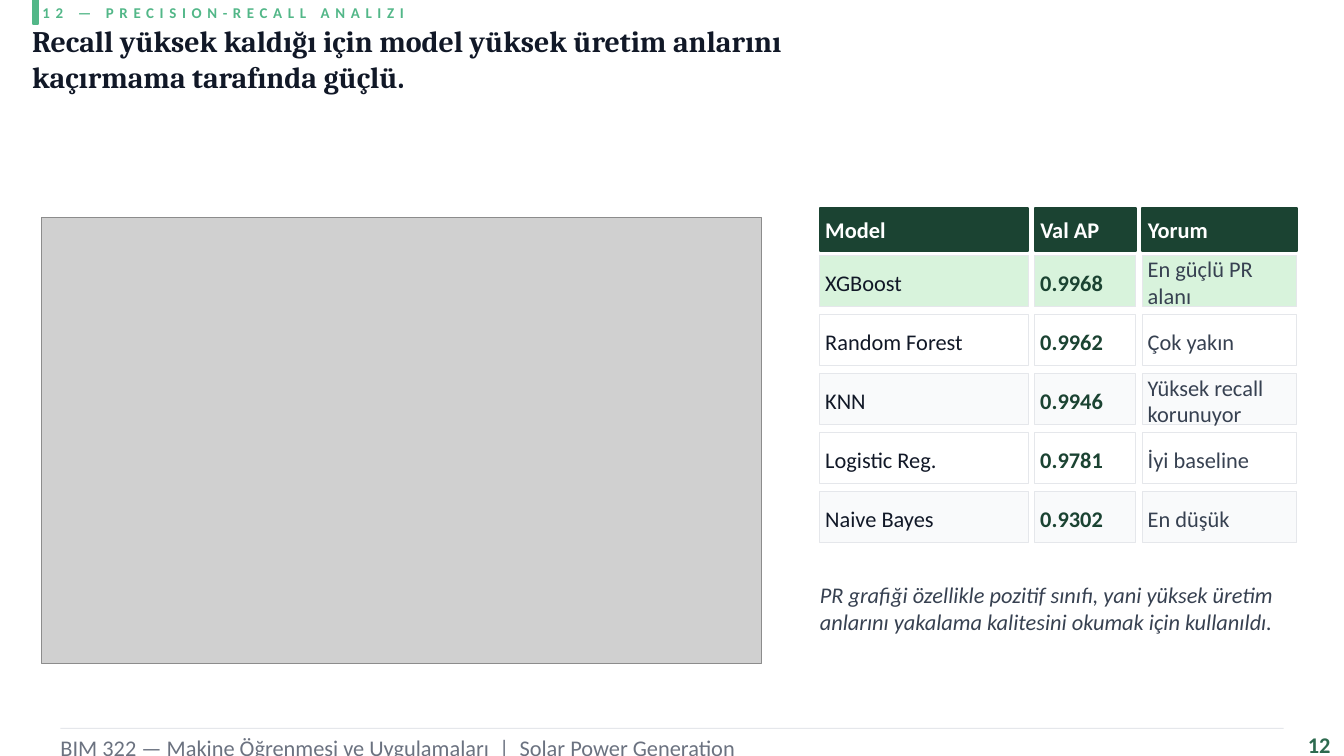
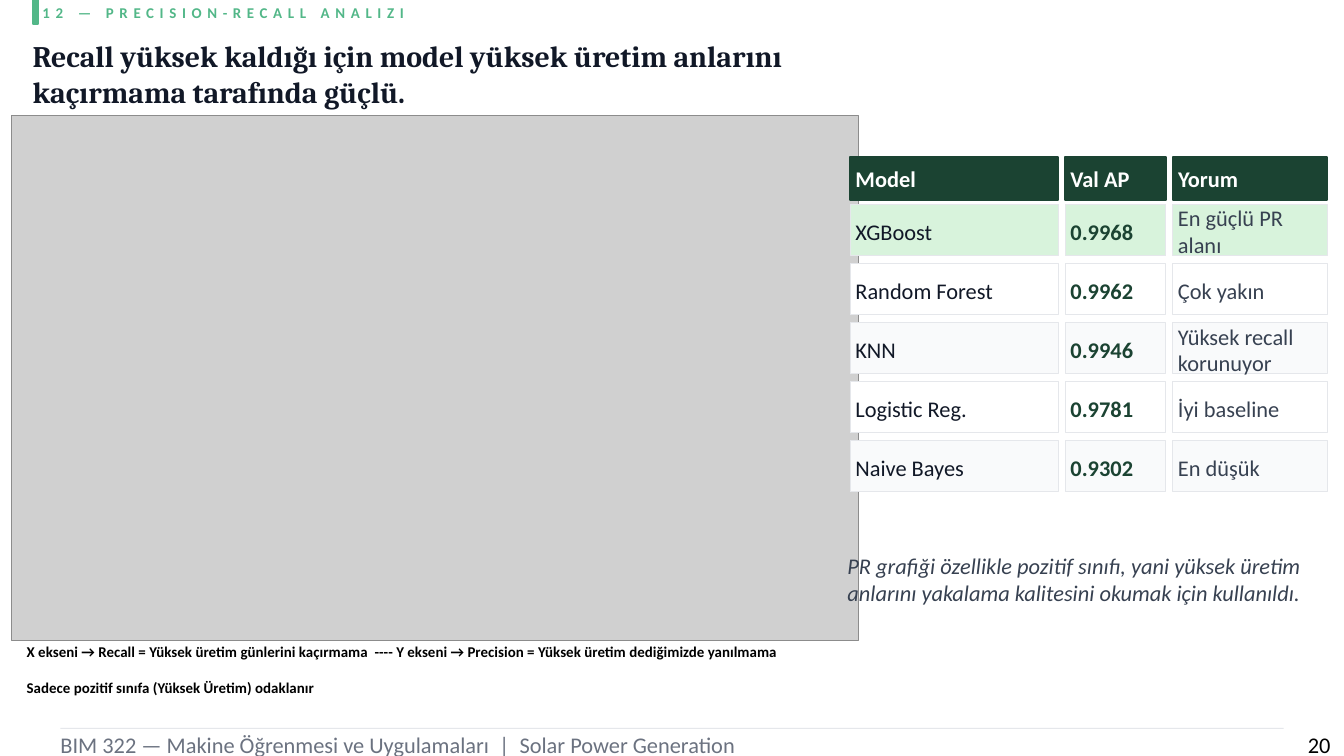
Before and after one commit to busraddmr/BIM322-Solar-Power-Prediction, a slide deck: slide 20 of sunum/BusraDemir_NazeninTatar_BIM322_Sunum.pptx (slide 16 before the commit). Drawn at 1344x756 pixels with LibreOffice and Linux fonts; fonts in the diff are those of the drawing; grey boxes stand for pictures. Boxes give left, top, right and bottom in pixels: in the first picture for what was removed or moved away, otherwise in the second. Text is boxed around its words. In the diff, an @@ line names an element or a change of style, - is before the commit and + after.

```diff
--- a/sunum/BusraDemir_NazeninTatar_BIM322_Sunum.pptx
+++ b/sunum/BusraDemir_NazeninTatar_BIM322_Sunum.pptx
@@ text "Recall yüksek kaldığı için model ..." rewrapped from [32, 24, 781, 95] to [33, 46, 782, 110] @@
@@ picture: place and size @@
-picture at [42, 218, 762, 664]
+picture at [12, 116, 859, 640]
@@ 18 texts, 18 rectangles: place and size @@
-18 texts, 18 rectangles at [820, 208, 1297, 543]
+18 texts, 18 rectangles at [851, 157, 1327, 492]
@@ text "PR grafiği özellikle pozitif sınıfı, ..." rewrapped from [820, 587, 1273, 634] to [847, 556, 1300, 607] @@
@@ text added at [27, 646, 777, 696], 8 pt, text #000000, bold @@
+X ekseni → Recall = Yüksek üretim günlerini kaçırmama ---- Y ekseni → Precision = Yüksek üretim dediğimizde yanılmama
+Sadece pozitif sınıfa (Yüksek Üretim) odaklanır
@@ text "BIM 322 — Makine Öğrenmesi ..." rewrapped from [60, 734, 1136, 756] to [60, 735, 735, 756] @@
@@ text at [1308, 738, 1331, 753]: text changed; text colour #2D6A4F to #000000; bold off @@
-12
+20
```
Also in this commit, not shown: 17 other slides changed, 5 slides added, 1 slide removed.
